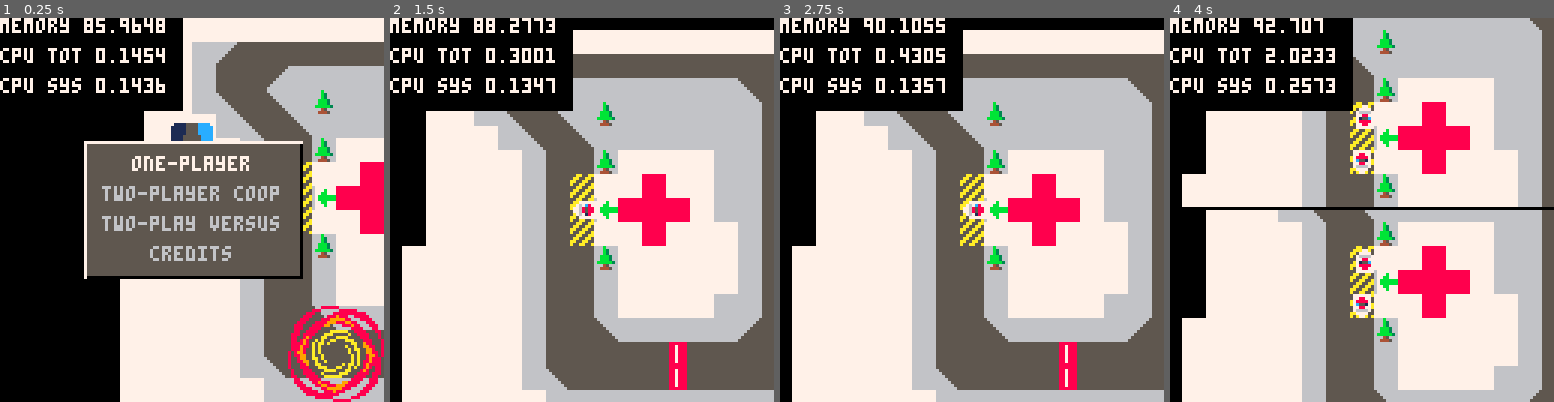
Above: before the commit, frames 1-4 (left to right).
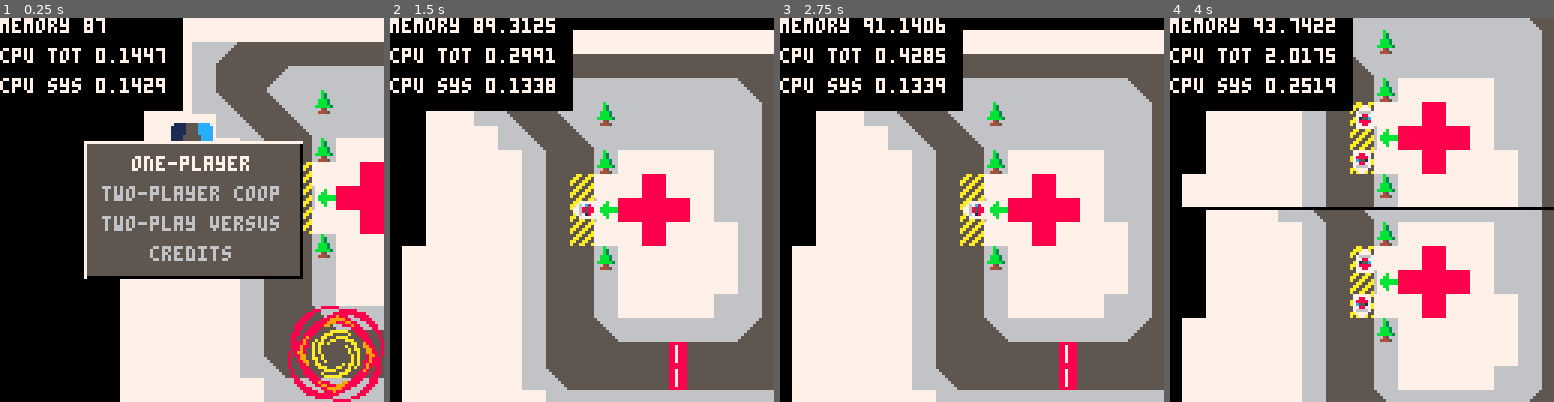
Above: after the commit, the same moments.

Repository: GraulierBrice/ludum-dare-46
Game: PICO-8 cartridge keep-it-alive.p8
The game is run twice, just before and just after one commit, with the same random seed, the same clock (stepped at 60 frames per second) and the same inputs.
Inputs:
- Up to frame 1 (0.25 s): no input
- Up to frame 2 (1.5 s): tap X (X key) at 0.33, 1.07 s; tap O (Z key) at 0.7 s
- Up to frame 3 (2.75 s): hold Right 1.6-2.1 s; tap O (Z key) at 1.7, 2.1, 2.5 s; tap X (X key) at 1.85 s; hold Up 2.15-2.42 s; hold Right from 2.47 s (still down)
- Up to frame 4 (4 s): tap O (Z key) at 2.9, 3.3, 3.7 s; tap X (X key) at 2.97 s; release Right at 3.03 s; hold Left 3.08-3.58 s; hold Down 3.63-3.97 s

The runs differ from the first frame. In frame 1, 0.4% of the frame differs, in the area x 25-43%, y 0-20%; in frame 2, 0.3%; in frame 3, 0.2%; in frame 4, 0.3%.

Commit message:
Patients enter hospital

Diff:
--- a/keep-it-alive.p8
+++ b/keep-it-alive.p8
@@ -163,6 +163,7 @@
 	for car in all(cars) do
 		if (col_overlap_col(dropzone, car)) and car.load then
 			car.load = nil
+			dropzone.patient = 0
 		end
 	end
 end
@@ -214,7 +215,12 @@
 
 
 	for dropzone in all(dropzones) do
-		spr(19,dropzone.pos.x-4,dropzone.pos.y-4)
+		if(dropzone.patient) then
+			line(dropzone.pos.x+4,dropzone.pos.y+dropzone.patient/2,dropzone.pos.x+4,dropzone.pos.y-dropzone.patient/2,7)
+			sspr(24,0,9-dropzone.patient,8,dropzone.pos.x-4+dropzone.patient,dropzone.pos.y-4)
+			dropzone.patient+=0.5
+			if (dropzone.patient>8) dropzone.patient=nil
+		end
 	end
 	for patient in all(patients) do
 		spr(1,patient.pos.x-4,patient.pos.y-4)
@@ -670,7 +676,7 @@
 44444444444444444444444444444444444444444444444444444444444444444444444444444444444444444444444444444444444444444444444444444444
 44444444444444444444444444444444444444444444444444444444444444444444444444444444444444444444444444444444444444444444444444444444
 __gff__
-0102020000000000000000000000000001090100000000000000000000000000010104010000000000000000000000000400000000000000000000000000000000000000000000000000000000000000000000000000000000000000000000000000000000000000000000000000000000000000000000000000000000000000
+0102020000000000000000000000000001090100000000000000000000000000010104040000000000000000000000000400000000000000000000000000000000000000000000000000000000000000000000000000000000000000000000000000000000000000000000000000000000000000000000000000000000000000
 0000000000000000000000000000000000000000000000000000000000000000000000000000000000000000000000000000000000000000000000000000000000000000000000000000000000000000000000000000000000000000000000000000000000000000000000000000000000000000000000000000000000000000
 __map__
 0b0b0b0b0b0b1212121212121212121212121212121212121212121212121212121212121212121207070707070707070700000000000000000000000000000000000000000000000000000000000000000000000000000000000000000000000000000000000000000000000000000000000000000000000000000000000000
